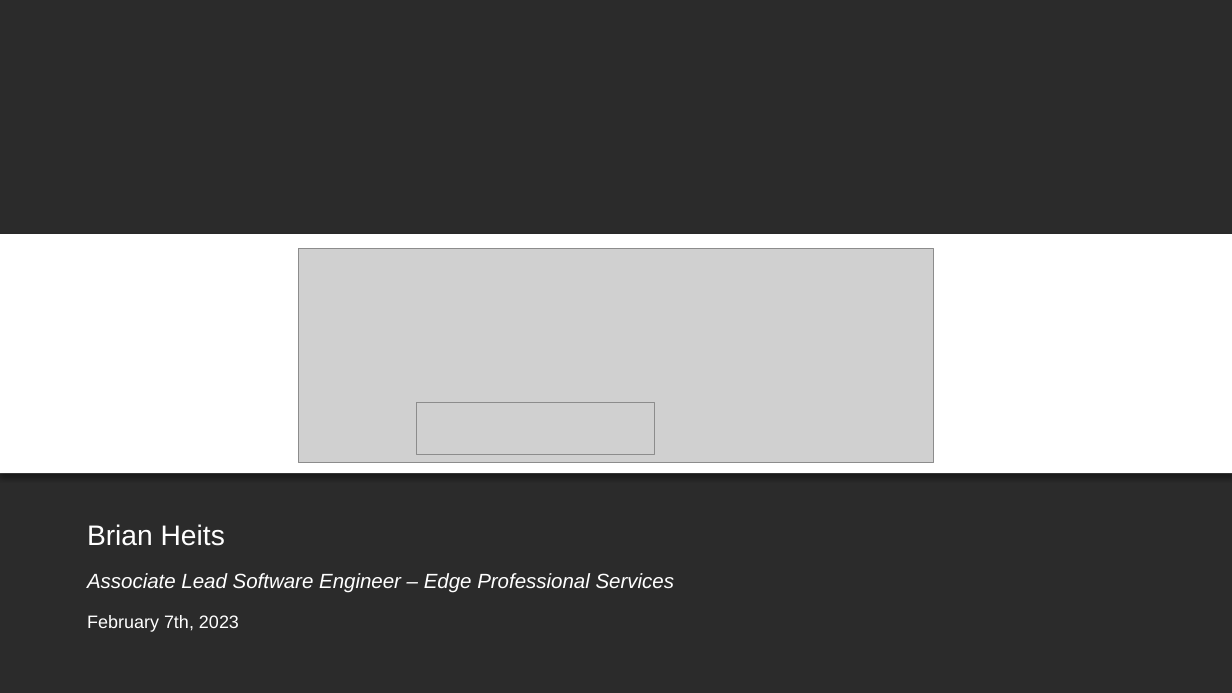
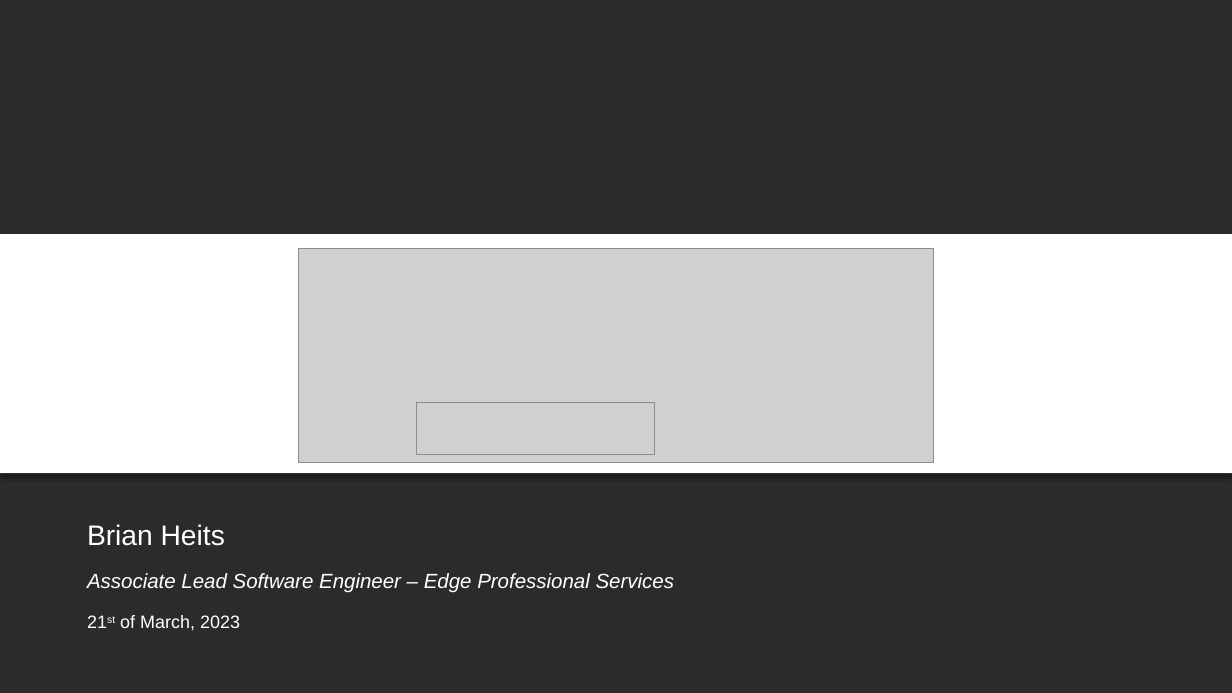
Before and after one commit to BH018364/SMART-on-FHIR-Training, a slide deck: slide 1 of SMART on FHIR Primer.pptx. Drawn at 1232x693 pixels with LibreOffice and Linux fonts; fonts in the diff are those of the drawing; grey boxes stand for pictures; background and template pictures are left out; a plain dark background stands for a picture behind light text. Boxes give left, top, right and bottom in pixels: in the first picture for what was removed or moved away, otherwise in the second. Text is boxed around its words. In the diff, an @@ line names an element or a change of style, - is before the commit and + after.

Commit message:
PHSA_CD March 2023 Updates

```diff
--- a/SMART on FHIR Primer.pptx
+++ b/SMART on FHIR Primer.pptx
@@ text at [120,615,240,631]: text changed @@
-February 7th, 2023
+21st of March, 2023
```
Also in this commit, not shown: 1 other file.
